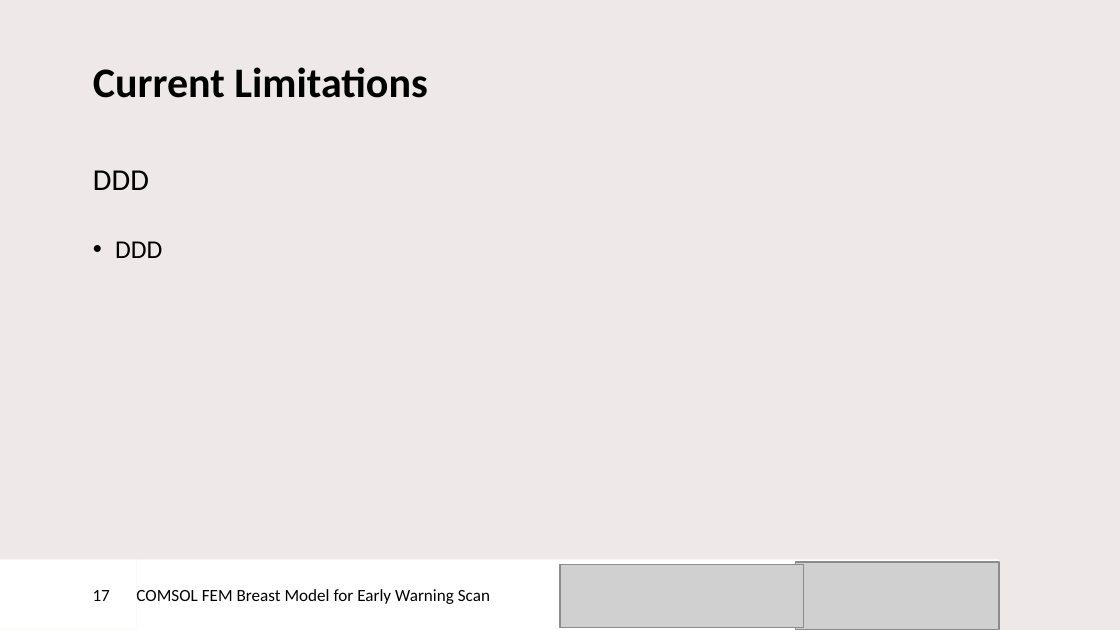
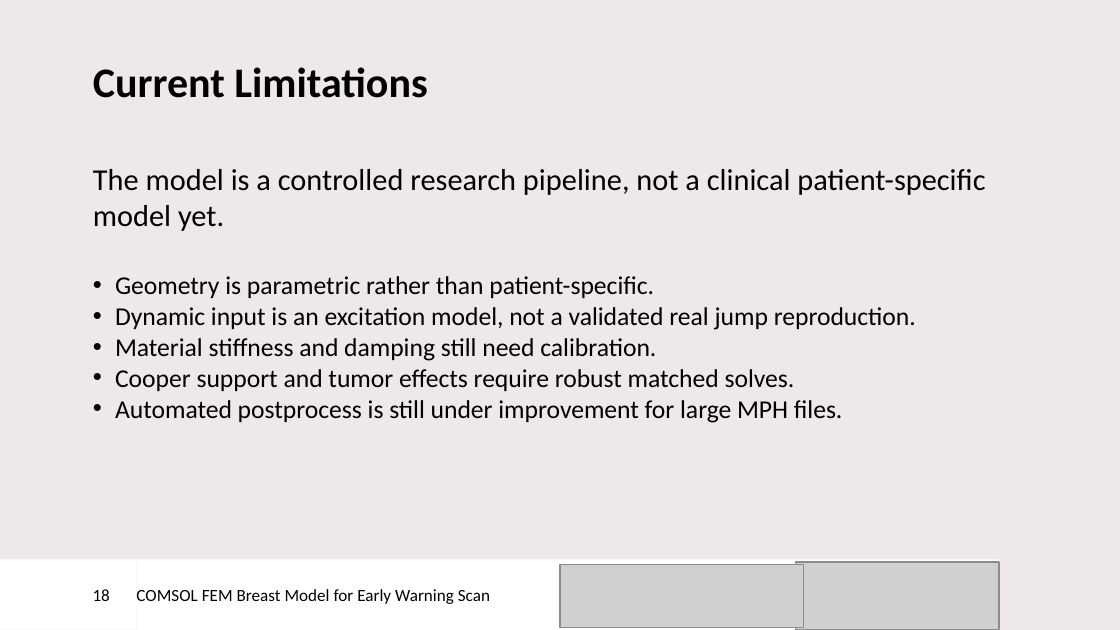
Before and after one commit to DaanKuijpers11/ews-comsol-breast-fem, a slide deck: slide 18 of docs/presentation/Early Warning Scan intership presentation - Daan Kuijpers.pptx (slide 17 before the commit). Drawn at 1120x630 pixels with LibreOffice and Linux fonts; fonts in the diff are those of the drawing; grey boxes stand for pictures; background and template pictures are left out. Boxes give left, top, right and bottom in pixels: in the first picture for what was removed or moved away, otherwise in the second. Text is boxed around its words. In the diff, an @@ line names an element or a change of style, - is before the commit and + after.

Commit message:
manual postprocess soft materials run

```diff
--- a/docs/presentation/Early Warning Scan intership presentation - Daan Kuijpers.pptx
+++ b/docs/presentation/Early Warning Scan intership presentation - Daan Kuijpers.pptx
@@ text at (x1=93, y1=169, x2=985, y2=423): text changed; size 19.5 to 16.5 pt @@
-DDD
-    • DDD
+The model is a controlled research pipeline, not a clinical patient-specific model yet.
+    • Geometry is parametric rather than patient-specific.
+    • Dynamic input is an excitation model, not a validated real jump reproduction.
+    • Material stiffness and damping still need calibration.
+    • Cooper support and tumor effects require robust matched solves.
+    • Automated postprocess is still under improvement for large MPH files.
@@ page number at (x1=93, y1=589, x2=110, y2=601): text changed @@
-17
+18
```
Also in this commit, not shown: 9 other slides changed, 1 slide added, 3 other files.
